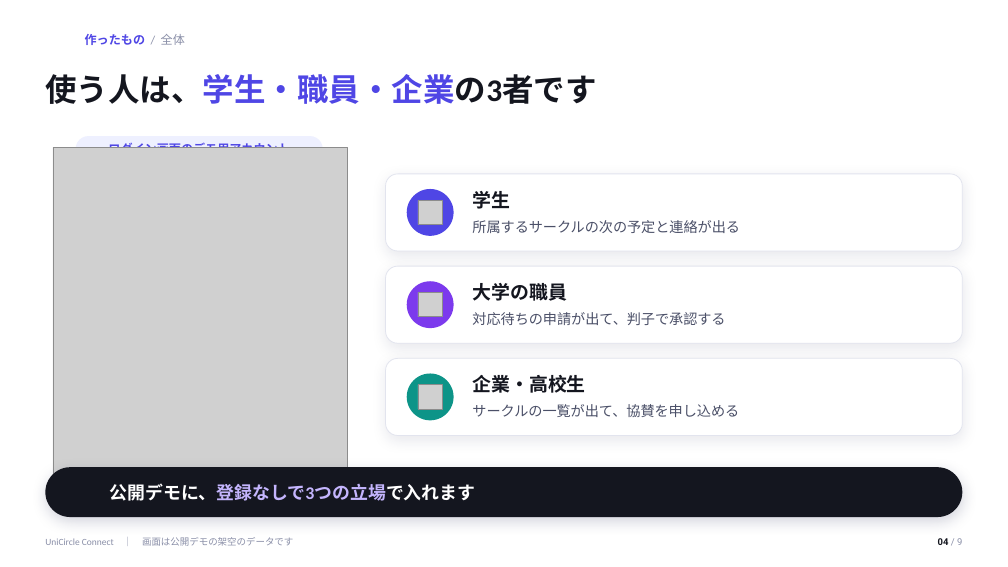
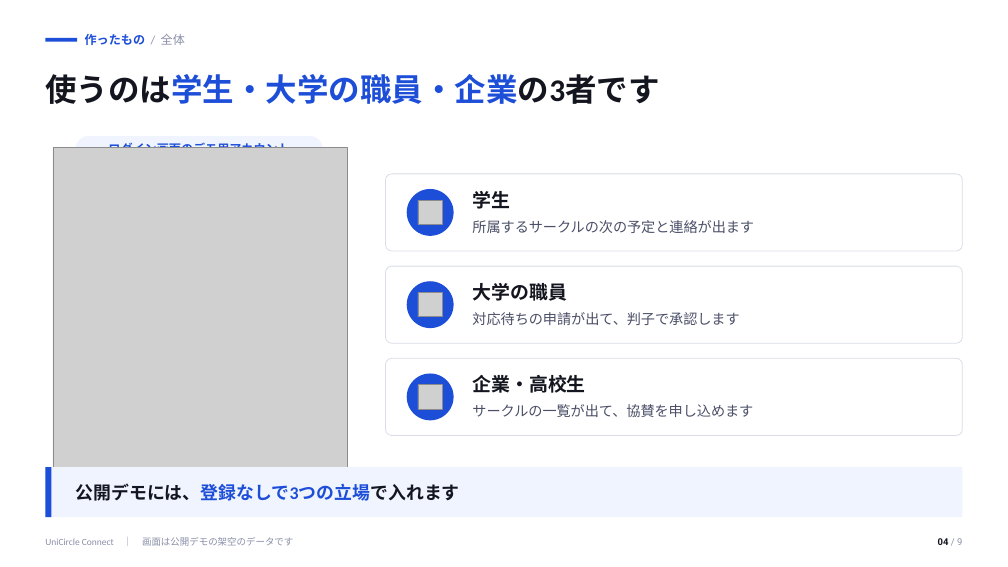
Before and after one commit to chihaya0621/unicircle-connect-v2, a slide deck: slide 4 of docs/slides/20261107_UniCircle_Connect_発表/UniCircle Connect 発表.pptx. Drawn at 1008x567 pixels with LibreOffice and Linux fonts; fonts in the diff are those of the drawing; grey boxes stand for pictures; background and template pictures are left out. Boxes give left, top, right and bottom in pixels: in the first picture for what was removed or moved away, otherwise in the second. Text is boxed around its words. In the diff, an @@ line names an element or a change of style, - is before the commit and + after.

Commit message:
docs: 発表資料を、平らにした画面に合わせて作り直す
画面の飾りを外したので、資料の写真が実物と違う見た目になっていた。
新しい画面で写真を撮り直し、資料の見た目もそれに合わせた。

- 表紙の絵と、各ページの画面の写真を撮り直した
- 暗いページ、ぼかしの背景、グラデーションの線、影をやめ、白地に
  アプリと同じ青の1色にした
- 各ページの文と原稿を、読点を減らした言い切りの文に直した

```diff
--- a/docs/slides/20261107_UniCircle_Connect_発表/UniCircle Connect 発表.pptx
+++ b/docs/slides/20261107_UniCircle_Connect_発表/UniCircle Connect 発表.pptx
@@ text "作ったもの / 全体" at bbox=[85, 34, 185, 45]: text colour #4F46E5 to #1D4ED8 in "作ったもの" @@
@@ rectangle added at bbox=[45, 38, 77, 42], fill #1D4ED8 @@
@@ text at bbox=[45, 74, 659, 104]: text changed; text colour #14161F to #1D4ED8 @@
-使う人は、学生・職員・企業の3者です
+使うのは学生・大学の職員・企業の3者です
@@ text "ログイン画面のデモ用アカウント" at bbox=[108, 141, 289, 148]: text colour #4F46E5 to #1D4ED8 @@
@@ rounded rectangle at bbox=[76, 136, 323, 162]: fill #EEF0FF to #EFF4FF @@
@@ ellipse at bbox=[407, 189, 454, 236]: fill #4F46E5 to #1D4ED8 @@
@@ text at bbox=[472, 220, 754, 233]: text changed @@
-所属するサークルの次の予定と連絡が出る
+所属するサークルの次の予定と連絡が出ます
@@ ellipse at bbox=[407, 281, 454, 328]: fill #7C3AED to #1D4ED8 @@
@@ text at bbox=[472, 312, 739, 325]: text changed @@
-対応待ちの申請が出て、判子で承認する
+対応待ちの申請が出て、判子で承認します
@@ outline #E2E4EE 0.75 pt to #DADDE8 0.75 pt; shadow off; proportions changed in 3 elements at bbox=[386, 174, 963, 251], bbox=[386, 266, 963, 343], bbox=[386, 358, 963, 436] @@
@@ ellipse at bbox=[407, 374, 454, 420]: fill #0D9488 to #1D4ED8 @@
@@ text at bbox=[472, 404, 753, 417]: text changed @@
-サークルの一覧が出て、協賛を申し込める
+サークルの一覧が出て、協賛を申し込めます
@@ rectangle at bbox=[45, 467, 963, 517]: rounded rectangle to rectangle; fill #14161F to #EFF4FF; shadow off @@
@@ rectangle added at bbox=[45, 467, 51, 517], fill #1D4ED8 @@
@@ text at bbox=[76, 483, 460, 501]: text changed; text colour #FFFFFF to #14161F @@
-公開デモに、登録なしで3つの立場で入れます
+公開デモには、登録なしで3つの立場で入れます
```
Also in this commit, not shown: 8 other slides changed, 10 other files.
